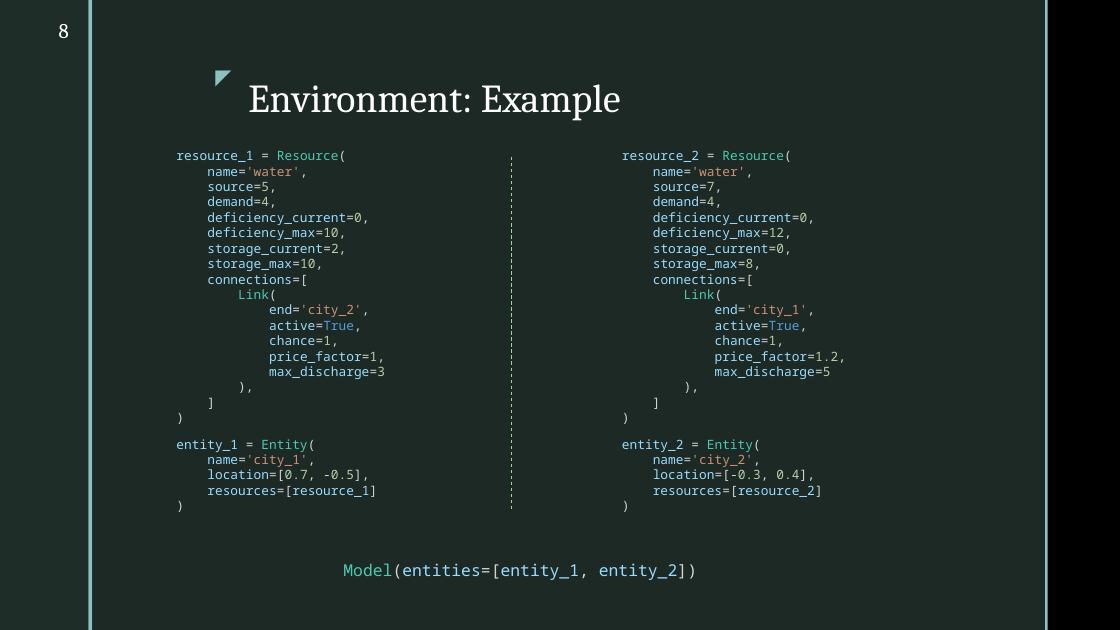
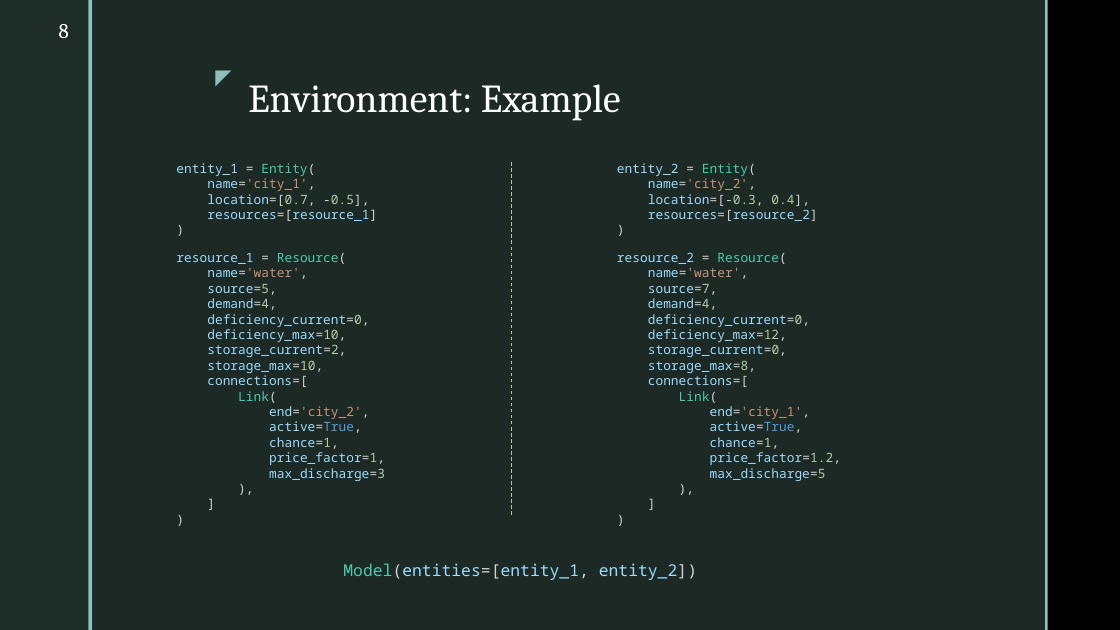
Before and after one commit to cmudrc/pied-piper, a slide deck: slide 8 of Other/Presentation/Presentation 01.pptx. Drawn at 1120x630 pixels with LibreOffice and Linux fonts; fonts in the diff are those of the drawing; background and template pictures are left out. Boxes give left, top, right and bottom in pixels: in the first picture for what was removed or moved away, otherwise in the second. Text is boxed around its words. In the diff, an @@ line names an element or a change of style, - is before the commit and + after.

```diff
--- a/Other/Presentation/Presentation 01.pptx
+++ b/Other/Presentation/Presentation 01.pptx
@@ text "entity_1 = Entity(" moved from (x1=176, y1=439, x2=377, y2=497) to (x1=176, y1=163, x2=377, y2=221) @@
@@ line moved from (512, 157) - (512, 511) to (512, 162) - (512, 516) @@
@@ text "entity_2 = Entity(" moved from (x1=622, y1=439, x2=823, y2=497) to (x1=617, y1=163, x2=818, y2=221) @@
@@ text "resource_1 = Resource(" moved from (x1=176, y1=151, x2=385, y2=379) to (x1=176, y1=253, x2=385, y2=481) @@
@@ text "resource_2 = Resource(" moved from (x1=622, y1=150, x2=846, y2=379) to (x1=617, y1=252, x2=841, y2=481) @@
```
Also in this commit, not shown: 3 other slides changed, 5 slides added, 1 slide removed.
